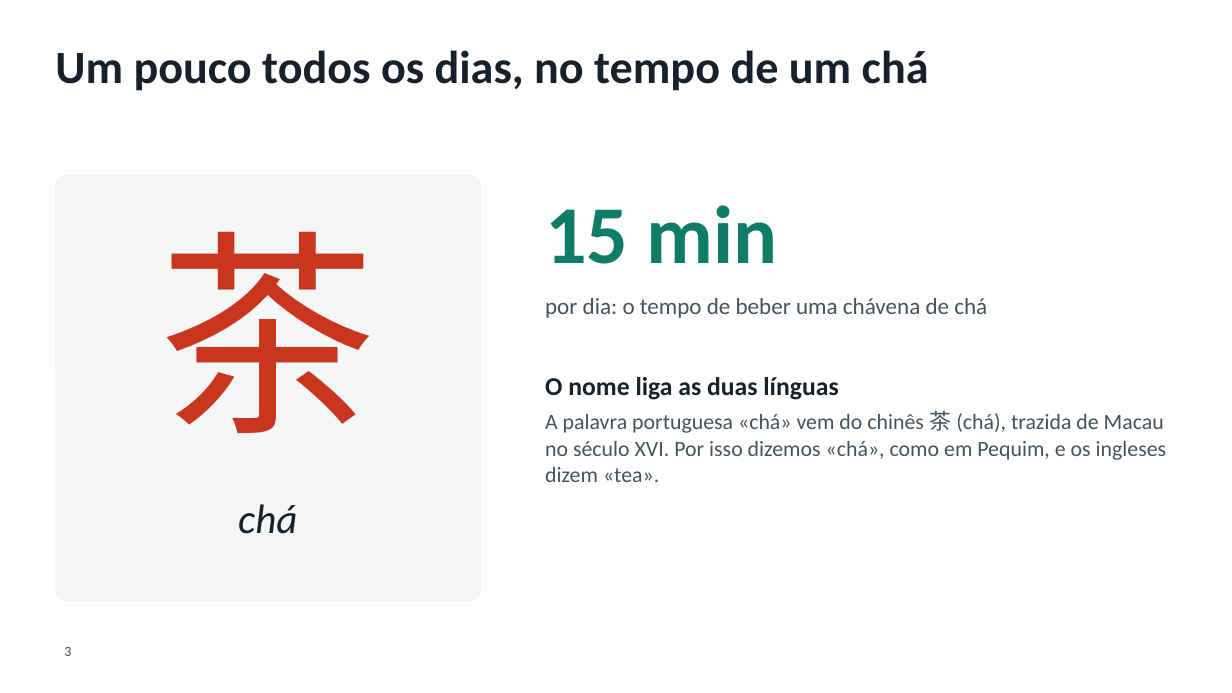
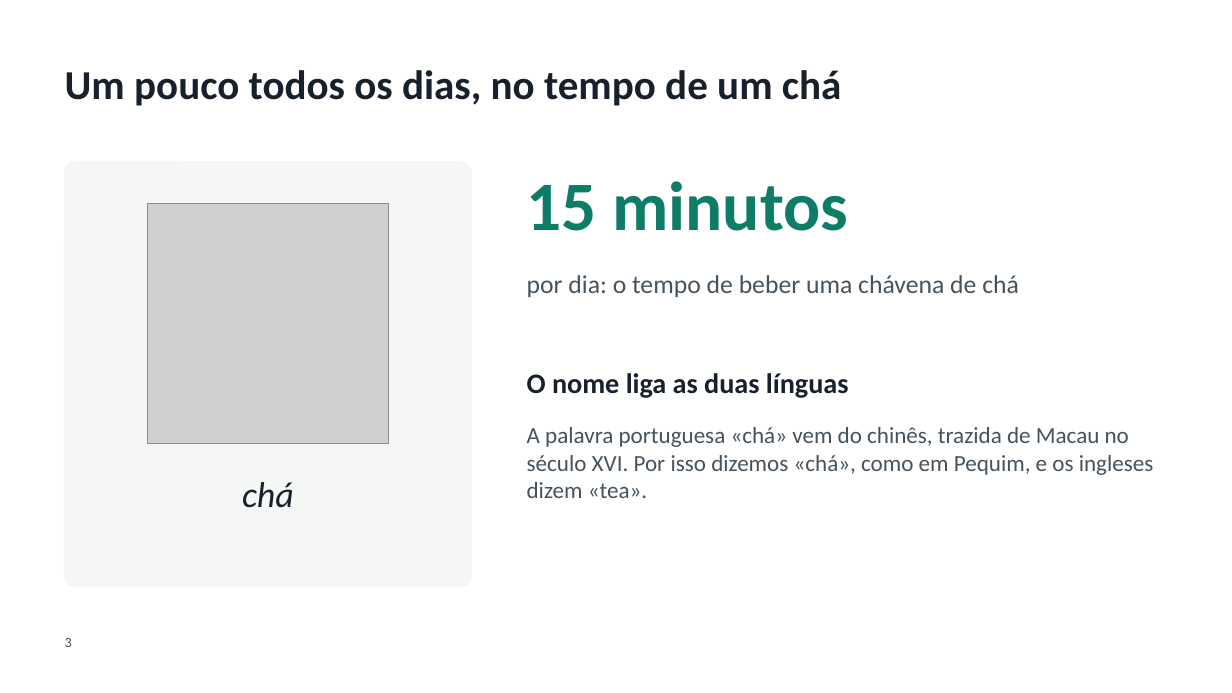
Before and after one commit to SCCPScar/MandarinCourse, a slide deck: slide 3 of docs/entregas/Apresentação - Chá.pptx. Drawn at 1232x693 pixels with LibreOffice and Linux fonts; fonts in the diff are those of the drawing; grey boxes stand for pictures; background and template pictures are left out. Boxes give left, top, right and bottom in pixels: in the first picture for what was removed or moved away, otherwise in the second. Text is boxed around its words. In the diff, an @@ line names an element or a change of style, - is before the commit and + after.

```diff
--- a/docs/entregas/Apresentação - Chá.pptx
+++ b/docs/entregas/Apresentação - Chá.pptx
@@ title "Um pouco todos os dias, ...": place and size @@
-title "Um pouco todos os dias, ..." at (55,50,929,91)
+title "Um pouco todos os dias, ..." at (65,70,841,106)
@@ title "Um pouco todos os dias, ..." at (65,70,841,106): size 36 to 32 pt; vertical alignment top to middle @@
@@ rounded rectangle: place and size @@
-rounded rectangle at (55,176,481,601)
+rounded rectangle at (65,162,471,587)
@@ rounded rectangle at (65,162,471,587): proportions changed @@
@@ text "15 minutos" at (527,181,848,231): vertical alignment middle to top @@
@@ picture added at (148,203,388,444) @@
@@ text at (527,181,848,231): text changed; size 64 to 54 pt @@
-15 min
+15 minutos
@@ text removed at (159,231,377,433) @@
-茶
@@ text "por dia: o tempo de ...": place and size @@
-text "por dia: o tempo de ..." at (545,298,987,318)
+text "por dia: o tempo de ..." at (527,275,1019,297)
@@ text "por dia: o tempo de ..." at (527,275,1019,297): size 18 to 20 pt; vertical alignment middle to top @@
@@ text added at (527,373,849,398), 22 pt, text #18212B, bold @@
+O nome liga as duas línguas
@@ text at (527,427,1154,498): text changed; size 17 to 18 pt @@
-O nome liga as duas línguas
-A palavra portuguesa «chá» vem do chinês 茶 (chá), trazida de Macau no século XVI. Por isso dizemos «chá», como em Pequim, e os ingleses dizem «tea».
+A palavra portuguesa «chá» vem do chinês, trazida de Macau no século XVI. Por isso dizemos «chá», como em Pequim, e os ingleses dizem «tea».
@@ text "chá": place and size @@
-text "chá" at (238,504,297,534)
+text "chá" at (242,482,294,508)
@@ text "chá" at (242,482,294,508): size 32 to 28 pt; vertical alignment middle to top @@
@@ page number: place and size @@
-page number at (64,647,71,656)
+page number at (65,638,72,647)
```
Also in this commit, not shown: 22 other slides changed, 6 other files.
